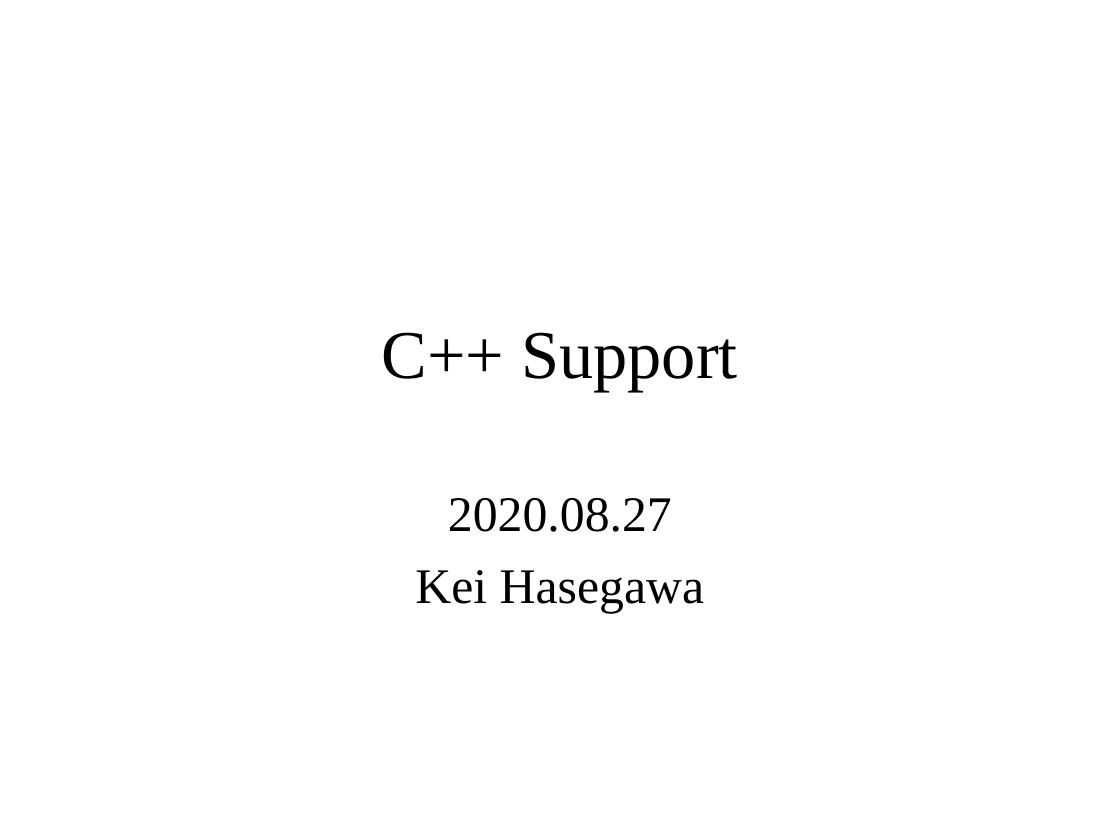
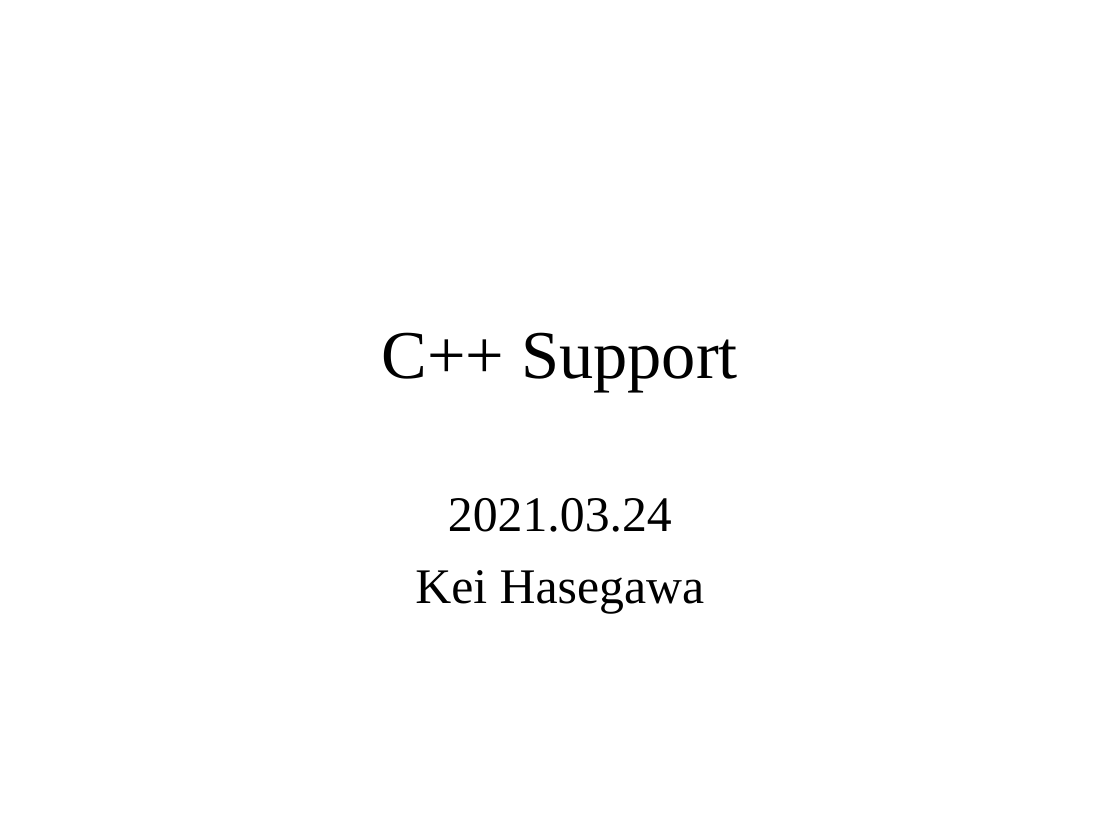
Before and after one commit to KeiHasegawa/tacsim_doc, a slide deck: slide 1 of 04_cxx_support_e.ppt. Drawn at 1120x840 pixels with LibreOffice and Linux fonts; fonts in the diff are those of the drawing. Boxes give left, top, right and bottom in pixels: in the first picture for what was removed or moved away, otherwise in the second. Text is boxed around its words. In the diff, an @@ line names an element or a change of style, - is before the commit and + after.

```diff
--- a/04_cxx_support_e.ppt
+++ b/04_cxx_support_e.ppt
@@ subtitle at <box>448,498,672,532</box>: text changed @@
-2020.08.27
+2021.03.24
```
Also in this commit, not shown: 1 slide added, 1 other file.
